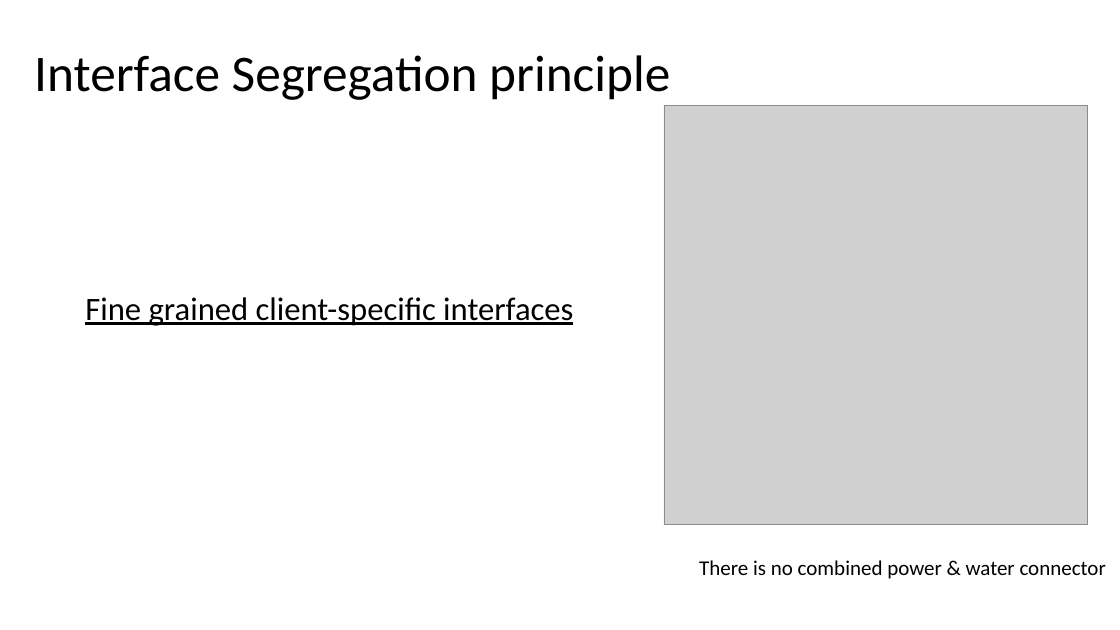
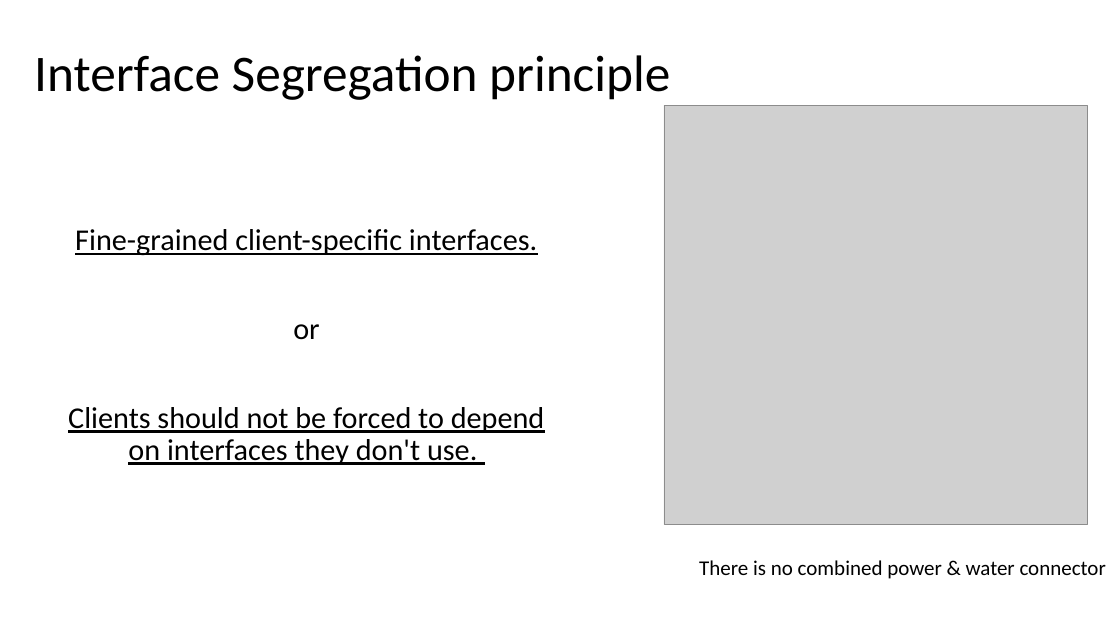
Before and after one commit to DonatasKukta/SOLID, a slide deck: slide 18 of SOLID.pptx. Drawn at 1120x630 pixels with LibreOffice and Linux fonts; fonts in the diff are those of the drawing; grey boxes stand for pictures. Boxes give left, top, right and bottom in pixels: in the first picture for what was removed or moved away, otherwise in the second. Text is boxed around its words. In the diff, an @@ line names an element or a change of style, - is before the commit and + after.

Commit message:
Add Interface Segregation principle.

```diff
--- a/SOLID.pptx
+++ b/SOLID.pptx
@@ text at <box>68,229,545,465</box>: text changed; size 28 to 25.9 pt @@
-Fine grained client-specific interfaces
+Fine-grained client-specific interfaces.
+or
+Clients should not be forced to depend on interfaces they don't use.
```
Also in this commit, not shown: 1 other slide changed, 3 slides added, 1 other file.
